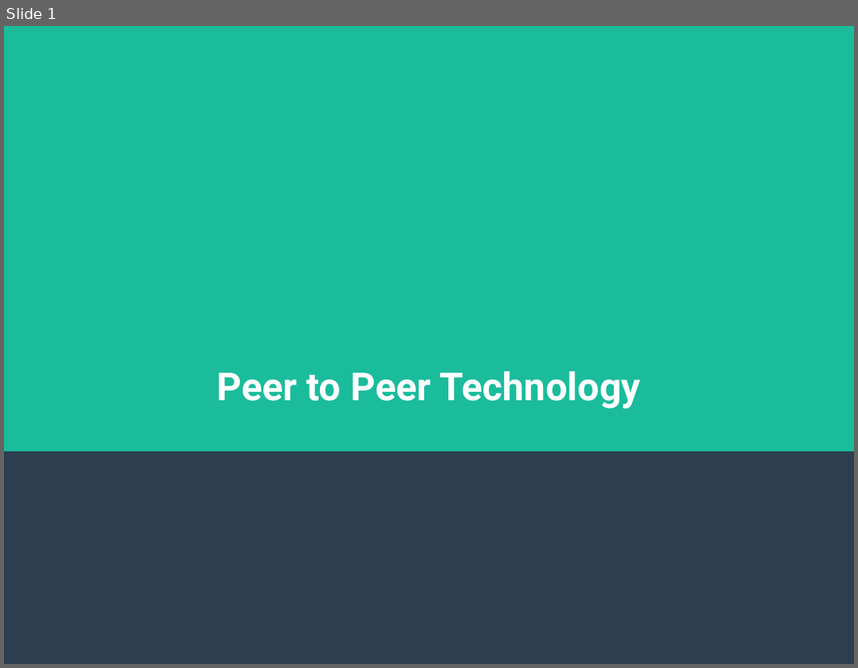
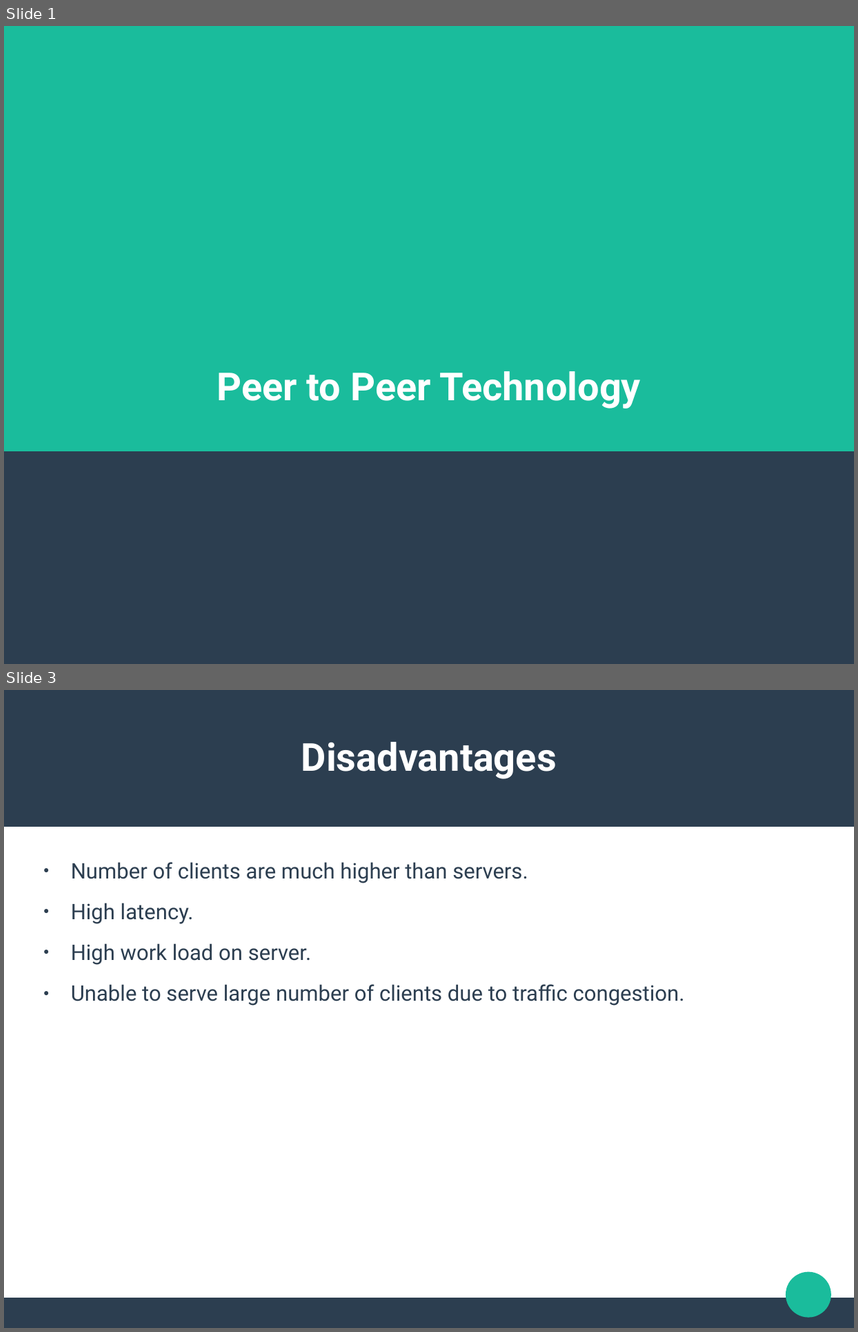
Before and after one commit to ishanjoshi02/TeSeminar, a slide deck: Presentation/Neeraj/Presentation.pptx. Shown one above the other, each under a label of ours: slide 1 before the commit, slides 1 and 3 after it; the slides between them are not shown. The pictures are 858x668 and 858x1332 pixels, drawn with LibreOffice and Linux fonts; fonts in the diff are those of the drawing. Boxes give left, top, right and bottom in pixels: in the first picture for what was removed or moved away, otherwise in the second. Text is boxed around its words. In the diff, an @@ line names an element or a change of style, - is before the commit and + after.

```diff
--- a/Presentation/Neeraj/Presentation.pptx
+++ b/Presentation/Neeraj/Presentation.pptx
@@ slide 3 added at [4,690,854,1328], background #FFFFFF @@
@@ rectangle added at [4,690,854,827], fill #2C3E50 @@
@@ text added at [301,742,557,779], 36 pt, text #FFFFFF, bold @@
+Disadvantages
@@ text added at [71,862,685,1005], 20 pt, text #2C3E50 @@
+● Number of clients are much higher than servers.
+● High latency.
+● High work load on server.
+● Unable to serve large number of clients due to traffic congestion.
@@ ellipse added at [786,1272,832,1317], fill #1ABC9C @@
@@ rectangle added at [4,1297,854,1327], fill #2C3E50 @@
```
Also in this commit, not shown: 1 slide changed, 3 other slides added, 3 other files.
